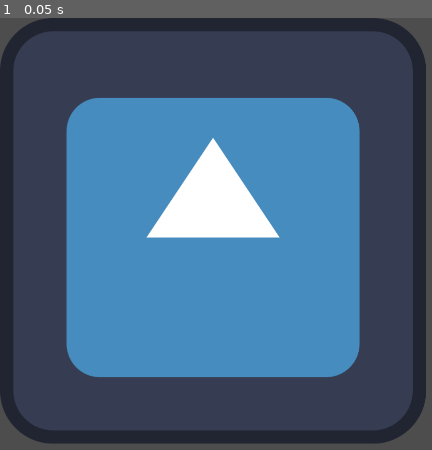
Above: before the commit, frame 1.
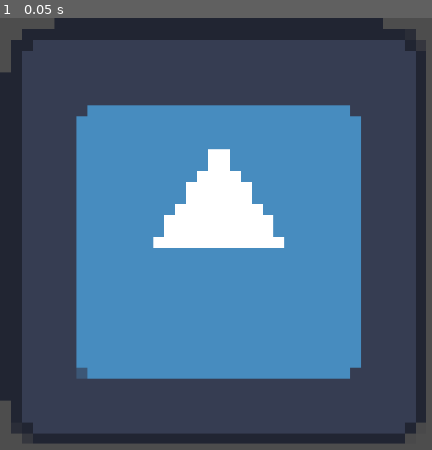
Above: after the commit, the same moment.

Repository: alien10086/sky_hill_godot
Game: Godot game, scene res://control.tscn
The game is run twice, just before and just after one commit, with the same random seed, the same clock (stepped at 60 frames per second) and the same inputs. The project has no main scene, so this scene is started directly. The engine's default icon, where the game draws it, is replaced by a stand-in: a white triangle on a blue panel in a dark square.
Inputs:
- Up to frame 1 (0.05 s): no input

The runs differ from the first frame. In frame 1, 9.8% of the frame differs, in the area x 0-99%, y 0-99%.

Commit message:
feat: 启用像素化效果并调整像素大小

Diff:
--- a/control.tscn
+++ b/control.tscn
@@ -5,8 +5,8 @@
 
 [sub_resource type="ShaderMaterial" id="ShaderMaterial_qtu10"]
 shader = ExtResource("1_62e2m")
-shader_parameter/use_pixelate = false
-shader_parameter/pixel_size = 1.0
+shader_parameter/use_pixelate = true
+shader_parameter/pixel_size = 26.2950012015125
 shader_parameter/use_outline = false
 shader_parameter/outline_size = 1.0
 shader_parameter/outline_color = Color(0, 0, 0, 1)
